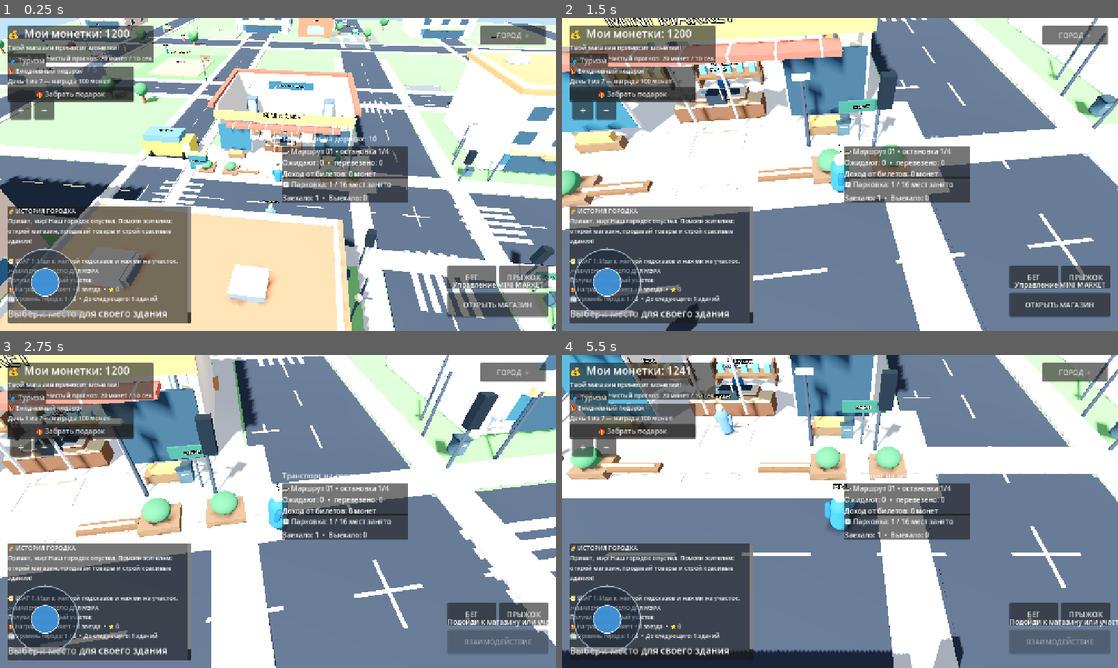
Above: before the commit, frames 1-4 (two rows, left to right).
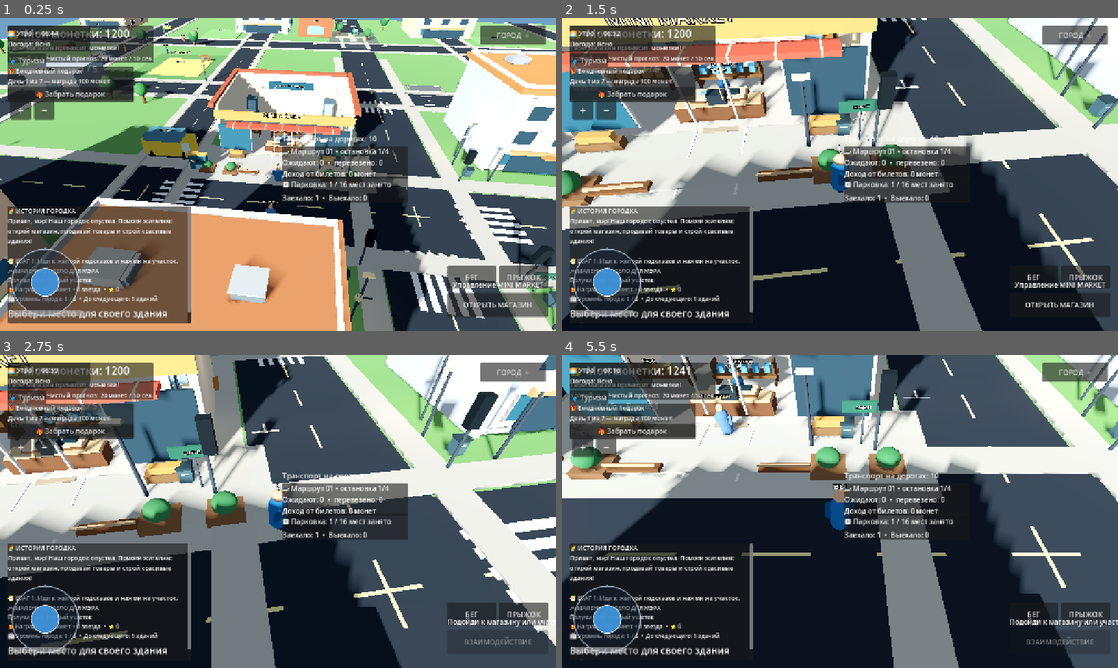
Above: after the commit, the same moments.

Repository: uchihabaha05-del/MINI-WORLD-TYCOON
Game: Godot game, scene res://scenes/Main.tscn
Same seed, same stepped clock (60 frames per second), same inputs: the game is played once before the commit and once after it.
Inputs (mouse positions are in pixels of both pictures, inside the frame that each line leads up to):
- Up to frame 1 (0.25 s): no input
- Up to frame 2 (1.5 s): tap Enter at 0.5 s; move the mouse to (962, 158) at 0.52 s; hold D 0.53-1.25 s; hold Shift 0.53-1.25 s; click (962, 158) at 0.67 s; tap Space at 0.77 s; drag from (728, 190) to (812, 237) at 1.27 s
- Up to frame 3 (2.75 s): move the mouse to (333, 442) at 2.02 s; hold D from 2.03 s (still down); hold Shift from 2.03 s (still down)
- Up to frame 4 (5.5 s): release D at 2.75 s; release Shift at 2.75 s; drag from (812, 574) to (673, 464) at 2.77 s; move the mouse to (1006, 558) at 3.52 s; hold A 3.53-4.25 s; hold Shift 3.53-4.25 s; tap Space at 3.77 s; drag from (673, 464) to (756, 433) at 4.27 s; move the mouse to (867, 511) at 5.02 s; hold S from 5.03 s (still down); hold Shift from 5.03 s (still down); click (867, 511) at 5.17 s

The runs differ from the first frame. In frame 1, 73% of the frame differs, in the area x 0-100%, y 0-100%; in frame 2, 76%; in frame 3, 72%; in frame 4, 77%.
Error before the commit: Parse Error: Invalid hexadecimal digit in unicode escape sequence. (res://scripts/city_atmosphere.gd:136)

Commit message:
Replace unsupported Unicode escape in atmosphere HUD

Diff:
--- a/scripts/city_atmosphere.gd
+++ b/scripts/city_atmosphere.gd
@@ -133,4 +133,4 @@
 			lamp.light_energy = 0.72 * clampf((night_factor - 0.25) * 2.2, 0.0, 1.0)
 	if weather_label != null:
 		var period := "Ночь" if daylight < 0.25 else ("Вечер" if daylight < 0.48 else ("Утро" if day_phase < 0.5 else "День"))
-		weather_label.text = "\u{1F305} %s  •  %02d:%02d\nПогода: %s" % [period, int(day_phase * 24.0), int(fposmod(day_phase * 1440.0, 60.0)), WEATHER_NAMES[weather_index]]
+		weather_label.text = "🌅 %s  •  %02d:%02d\nПогода: %s" % [period, int(day_phase * 24.0), int(fposmod(day_phase * 1440.0, 60.0)), WEATHER_NAMES[weather_index]]
